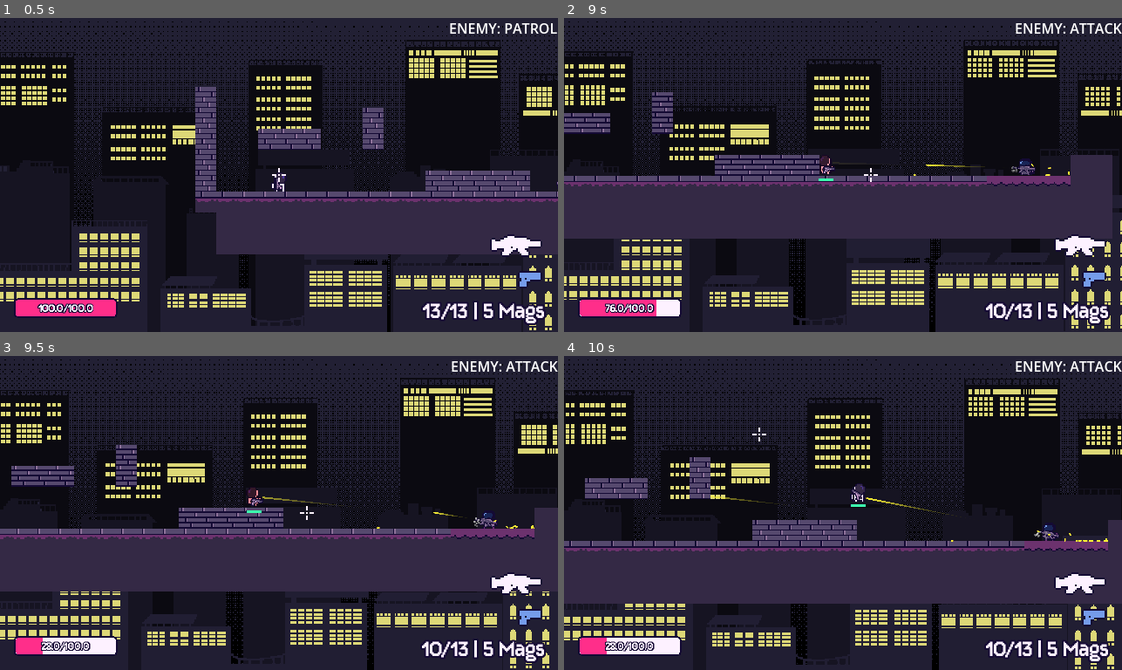
Above: before the commit, frames 1-4 (two rows, left to right).
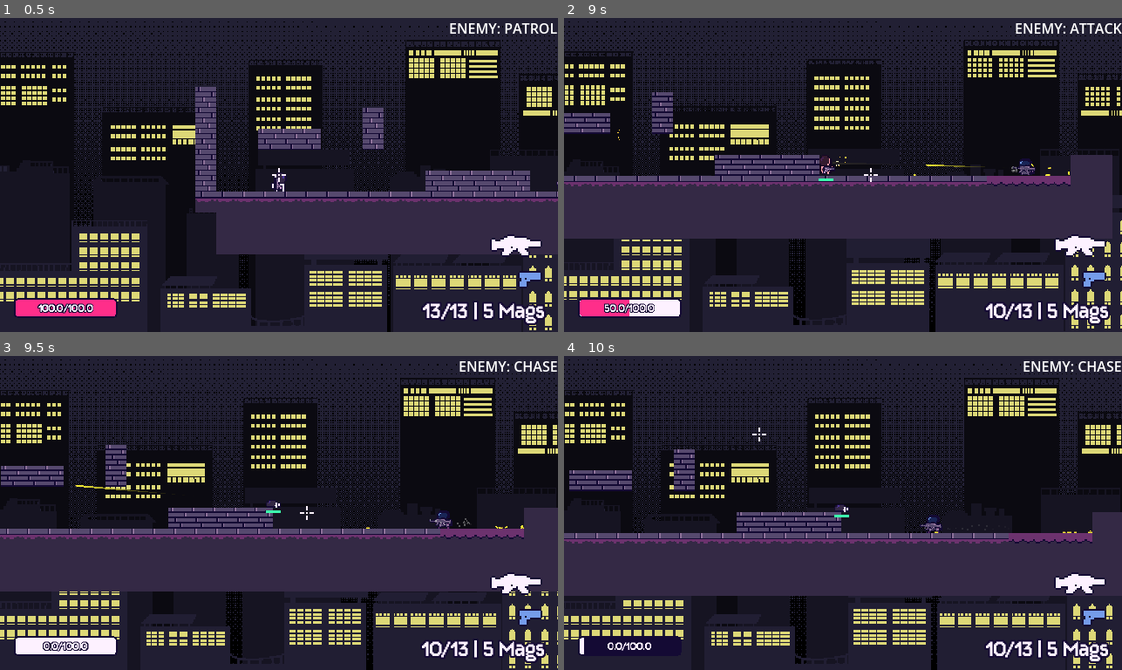
Above: after the commit, the same moments.

Repository: kyteidev/rogueshot
Game: Godot game, scene res://scenes/game_debug.tscn
The game is run twice, just before and just after one commit, with the same random seed, the same clock (stepped at 60 frames per second) and the same inputs.
Inputs (mouse positions are in pixels of both pictures, inside the frame that each line leads up to):
- Up to frame 1 (0.5 s): no input
- Up to frame 2 (9 s): move the mouse to (815, 237) at 0.52 s; press the mouse at (815, 237) at 0.53 s; hold D (player_right) 0.53-2.03 s; tap W (player_jump) at 0.77, 1.52, 3.02, 3.77, 4.52, 6.02, 6.77, 7.52 s; move the mouse to (1010, 222) at 1.27 s; release the mouse at (1010, 222) at 1.28 s; tap Shift (player_sprint) at 1.35, 8.85 s; move the mouse to (675, 127) at 2.02 s; hold A (player_left) 2.03-4.28 s; tap 1 (weapon_1) at 2.1, 5.85 s; move the mouse to (870, 175) at 2.77 s; tap 2 (weapon_2) at 2.85, 6.6 s; move the mouse to (759, 96) at 3.52 s; tap Q (weapon_cycle) at 3.6, 7.35 s; move the mouse to (965, 159) at 4.27 s; hold D (player_right) 4.28-8.03 s; click (965, 159) at 4.35 s; move the mouse to (731, 190) at 5.02 s; hold Shift (player_sprint) 5.03-5.78 s; move the mouse to (898, 105) at 5.77 s; move the mouse to (815, 237) at 6.52 s; move the mouse to (1010, 222) at 7.27 s; move the mouse to (675, 127) at 8.02 s; press the mouse at (675, 127) at 8.03 s; hold A (player_left) from 8.03 s (still down); move the mouse to (870, 175) at 8.77 s; release the mouse at (870, 175) at 8.78 s
- Up to frame 3 (9.5 s): keep holding A (player_left); tap W (player_jump) at 9.02 s
- Up to frame 4 (10 s): move the mouse to (759, 434) at 9.52 s; release A (player_left) at 9.53 s; hold D (player_right) from 9.53 s (still down); tap 1 (weapon_1) at 9.6 s; tap W (player_jump) at 9.77 s

Frame 1 is identical in both runs. In frame 2, 0.3% of the frame differs, in the area x 7-51%, y 35-95%; in frame 3, 4.5%; in frame 4, 15%, in the area x 0-100%, y 1-100%.

Commit message:
add bullet impact particles

Diff:
--- a/project.godot
+++ b/project.godot
@@ -55,6 +55,7 @@
 player=""
 enemy=""
 projectile=""
+living=""
 
 [input]
 
--- a/scenes/characters/enemy.tscn
+++ b/scenes/characters/enemy.tscn
@@ -144,7 +144,7 @@
 [sub_resource type="CircleShape2D" id="CircleShape2D_21x0f"]
 radius = 125.0
 
-[node name="Enemy" type="CharacterBody2D" unique_id=73622017 groups=["enemy"]]
+[node name="Enemy" type="CharacterBody2D" unique_id=73622017 groups=["enemy", "living"]]
 script = ExtResource("1_4ra3w")
 
 [node name="AnimSprite" type="AnimatedSprite2D" parent="." unique_id=1345892962]
--- /dev/null
+++ b/scenes/particles/bullet_impact.tscn
@@ -0,0 +1,26 @@
+[gd_scene format=3 uid="uid://bu1tsxrex8kb2"]
+
+[ext_resource type="Script" uid="uid://4ss0tbye41ug" path="res://scripts/particles/bullet_impact.gd" id="1_6w140"]
+
+[sub_resource type="Curve" id="Curve_6w140"]
+_data = [Vector2(0, 1), 0.0, 0.0, 0, 0, Vector2(0.5952381, 1), 0.0, 0.0, 0, 0, Vector2(1, 0), 0.0, 0.0, 0, 0]
+point_count = 3
+
+[sub_resource type="Gradient" id="Gradient_nxcxh"]
+
+[node name="BulletImpact" type="CPUParticles2D" unique_id=437934017]
+emitting = false
+amount = 4
+lifetime = 0.3
+one_shot = true
+explosiveness = 1.0
+gravity = Vector2(0, 200)
+initial_velocity_min = 30.0
+initial_velocity_max = 60.0
+damping_min = 100.0
+damping_max = 140.0
+scale_amount_min = 0.8
+scale_amount_max = 1.2
+scale_amount_curve = SubResource("Curve_6w140")
+color_ramp = SubResource("Gradient_nxcxh")
+script = ExtResource("1_6w140")
--- a/scripts/characters/player.gd
+++ b/scripts/characters/player.gd
@@ -286,7 +286,7 @@
 
 
 
-func take_damage(damage: float) -> void:
+func take_damage(damage: float, _global_position: Vector2) -> void:
 	# flash red when taking damage
 	var tween := create_tween()
 	tween.tween_property(anim_sprite, "modulate", Color("ff0000"), DAMAGE_FLASH_DELAY)
--- /dev/null
+++ b/scripts/particles/bullet_impact.gd
@@ -0,0 +1,36 @@
+extends CPUParticles2D
+
+
+enum Type { DEFAULT, BLOOD }
+
+const COLORS: Dictionary = {
+	Type.DEFAULT: [
+		Color("#FFF7C2"), Color("#FFD23F"), Color("#F26B1D"), Color("#8A1C0F", 0.0)
+	],
+	Type.BLOOD: [
+		Color("#FF4A4A"), Color("#C41E2E"), Color("#5A0F1A"), Color("#5A0F1A", 0.0)
+	]
+}
+
+const OFFSETS = [0.0, 0.3, 0.7, 1.0]
+
+
+func _ready() -> void:
+	emitting = true
+
+	# fade out animation
+	var tween := create_tween()
+	tween.tween_interval(lifetime / 2)
+	tween.tween_property(self, "modulate", Color("ffffff00"), lifetime / 2)\
+			.set_trans(Tween.TRANS_CUBIC).set_ease(Tween.EASE_IN)
+
+	finished.connect(queue_free)
+
+
+func set_impact_color(color_type: Type) -> void:
+	# set gradient based on impact object type
+	var gradient := Gradient.new()
+	gradient.interpolation_mode = Gradient.GRADIENT_INTERPOLATE_CONSTANT
+	gradient.offsets = OFFSETS
+	gradient.colors = COLORS[color_type]
+	color_ramp = gradient
--- a/scripts/weapon/bullet.gd
+++ b/scripts/weapon/bullet.gd
@@ -2,6 +2,8 @@
 
 
 enum Types { FRIENDLY, ENEMY }
+
+const IMPACT_PARTICLES = preload("res://scenes/particles/bullet_impact.tscn")
 
 const SPEED = 1000
 const TRAIL_MAX_POINTS = 7
@@ -28,25 +30,41 @@
 	if collided:
 		var hit: Object = collided.get_collider()
 		trail.add_point(collided.get_position())
+
+		var friendly_fire: bool = true
 		if type == Types.FRIENDLY:
 			if not hit.is_in_group("player"):
-				if hit.has_method("take_damage"):
-					hit.take_damage(sm.damage, global_position)
-
-				if hit.has_method("set_target_pos"):
-					hit.set_target_pos(origin_pos)
-
-				_unload_bullet()
+				friendly_fire = false
 		elif type == Types.ENEMY:
 			if not hit.is_in_group("enemy"):
-				if hit.has_method("take_damage"):
-					hit.take_damage(sm.enemy_damage)
-				_unload_bullet()
+				friendly_fire = false
+
+		if not friendly_fire:
+			if hit.has_method("take_damage"):
+				hit.take_damage(sm.damage, global_position)
+
+			if hit.has_method("set_target_pos"):
+				hit.set_target_pos(origin_pos)
+
+			if hit.is_in_group("living"):
+				_draw_impact_particles(1)
+			else:
+				_draw_impact_particles(0)
+			_unload_bullet()
 	else:
 		trail.add_point(global_position)
 
 	if trail.get_point_count() > TRAIL_MAX_POINTS:
 		trail.remove_point(0)
+
+
+func _draw_impact_particles(impact_type: int) -> void:
+	var impact_particles := IMPACT_PARTICLES.instantiate()
+	impact_particles.global_position = global_position
+	impact_particles.global_rotation = global_rotation + PI
+	impact_particles.set_impact_color(impact_type)
+
+	get_tree().current_scene.add_child(impact_particles)
 
 
 func _unload_bullet() -> void:
Not shown, added: scripts/particles/bullet_impact.gd.uid
